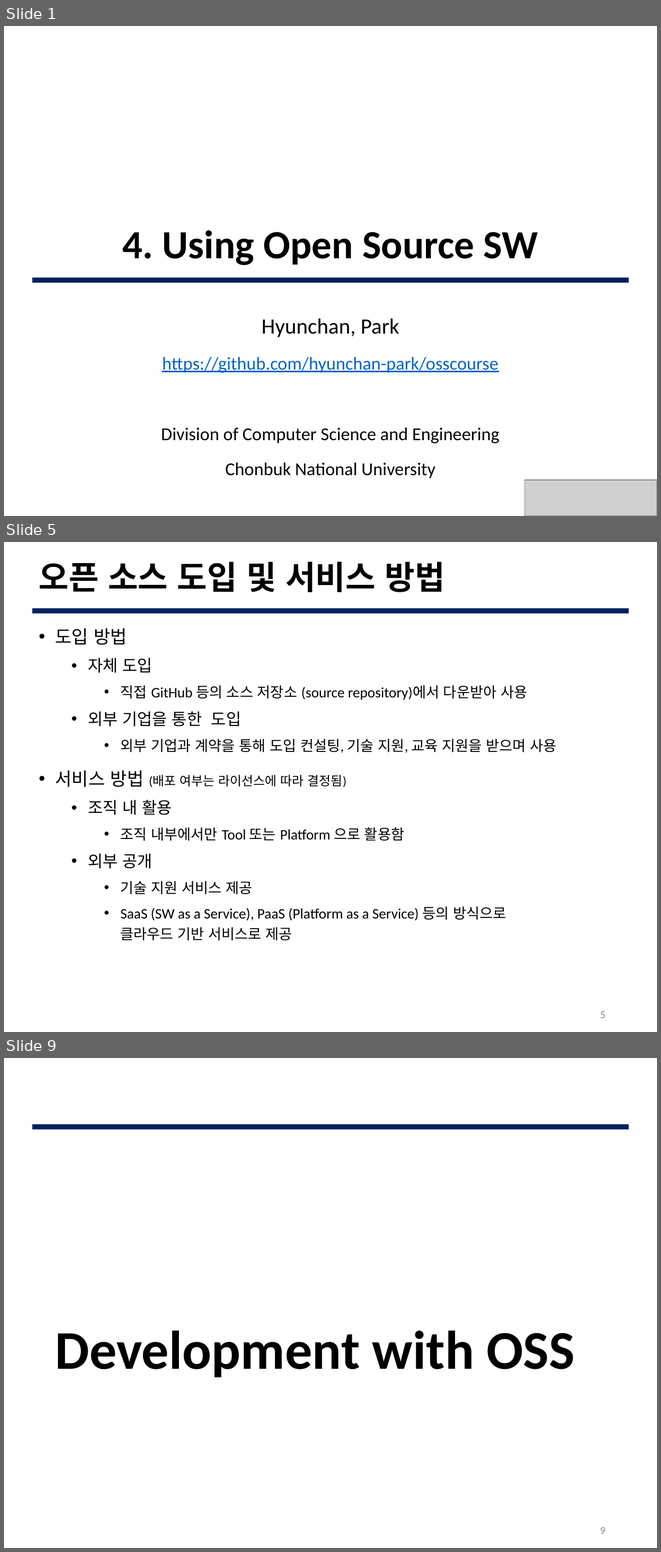
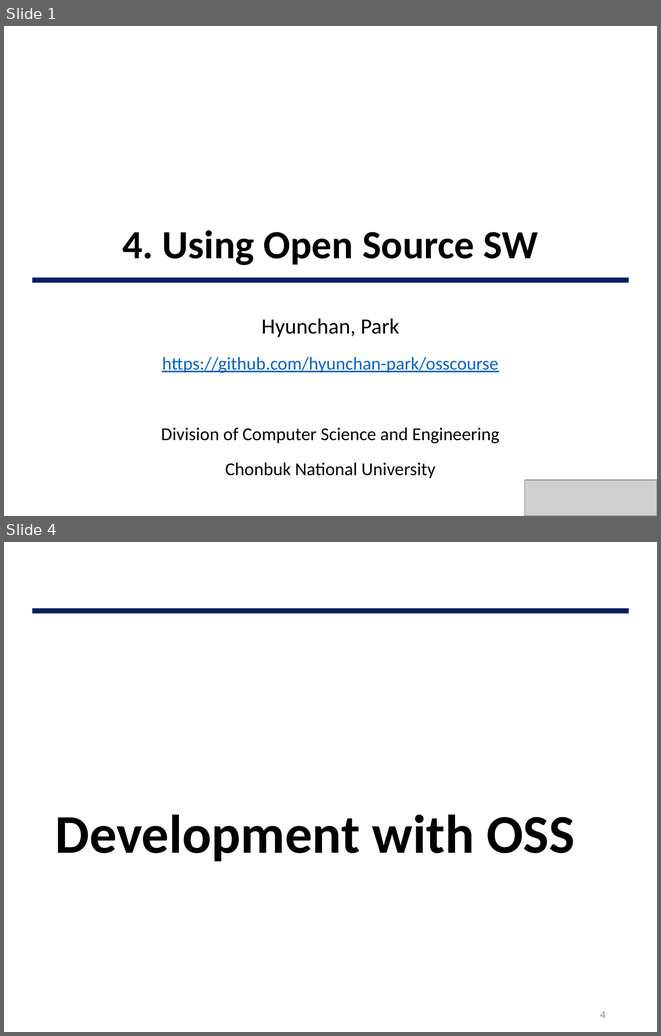
Before and after one commit to JBNU-JEduTools/osscourse, a slide deck: Slides/4. Using Open Source SW.pptx. Shown one above the other, each under a label of ours: slides 1, 5 and 9 before the commit, slides 1 and 4 after it; the slides between them are not shown. The pictures are 661x1552 and 661x1036 pixels, drawn with LibreOffice and Linux fonts; fonts in the diff are those of the drawing; grey boxes stand for pictures; background and template pictures are left out. Boxes give left, top, right and bottom in pixels: in the first picture for what was removed or moved away, otherwise in the second. Text is boxed around its words. In the diff, an @@ line names an element or a change of style, - is before the commit and + after.

```diff
--- a/Slides/4. Using Open Source SW.pptx
+++ b/Slides/4. Using Open Source SW.pptx
@@ slide 5 removed at (x1=4, y1=542, x2=657, y2=1032), background #FFFFFF; not listed: 1 template element that a slide beside it also shows @@
@@ title removed at (x1=39, y1=562, x2=445, y2=592) @@
-오픈 소스 도입 및 서비스 방법
@@ text removed at (x1=55, y1=628, x2=557, y2=941) @@
-• 도입 방법
-  • 자체 도입
-    • 직접 GitHub 등의 소스 저장소 (source repository)에서 다운받아 사용
-  • 외부 기업을 통한 도입
-    • 외부 기업과 계약을 통해 도입 컨설팅, 기술 지원, 교육 지원을 받으며 사용
-• 서비스 방법 (배포 여부는 라이선스에 따라 결정됨)
-  • 조직 내 활용
-    • 조직 내부에서만 Tool 또는 Platform 으로 활용함
-  • 외부 공개
-    • 기술 지원 서비스 제공
-    • SaaS (SW as a Service), PaaS (Platform as a Service) 등의 방식으로
-      클라우드 기반 서비스로 제공
@@ page number removed at (x1=600, y1=1011, x2=606, y2=1018) @@
-5
@@ what was slide 9 is now slide 4 @@
@@ page number at (x1=600, y1=1011, x2=606, y2=1018): text changed @@
-9
+4
```
Also in this commit, not shown: 6 slides changed, 15 slides added, 16 other slides removed, 9 other files.
